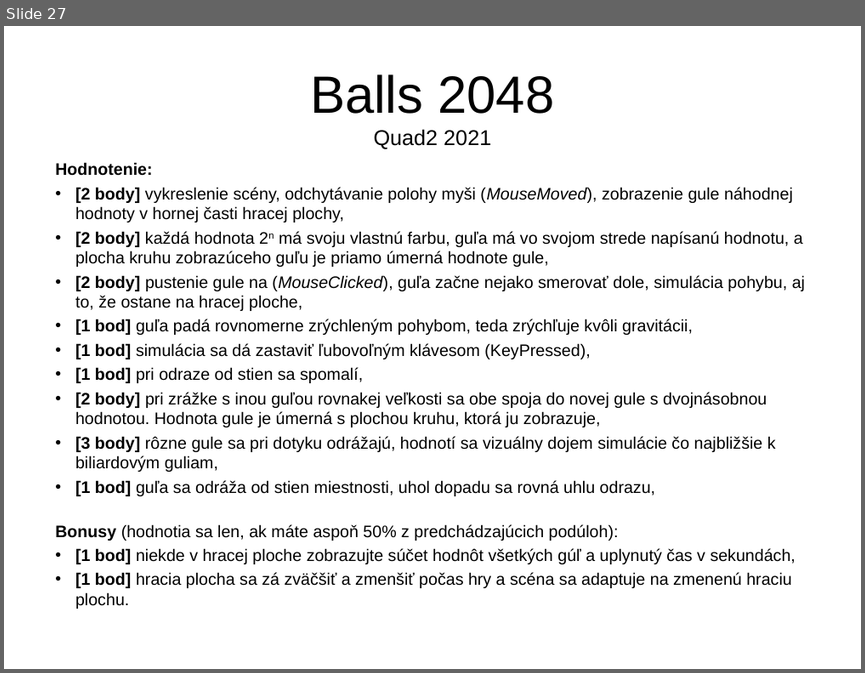
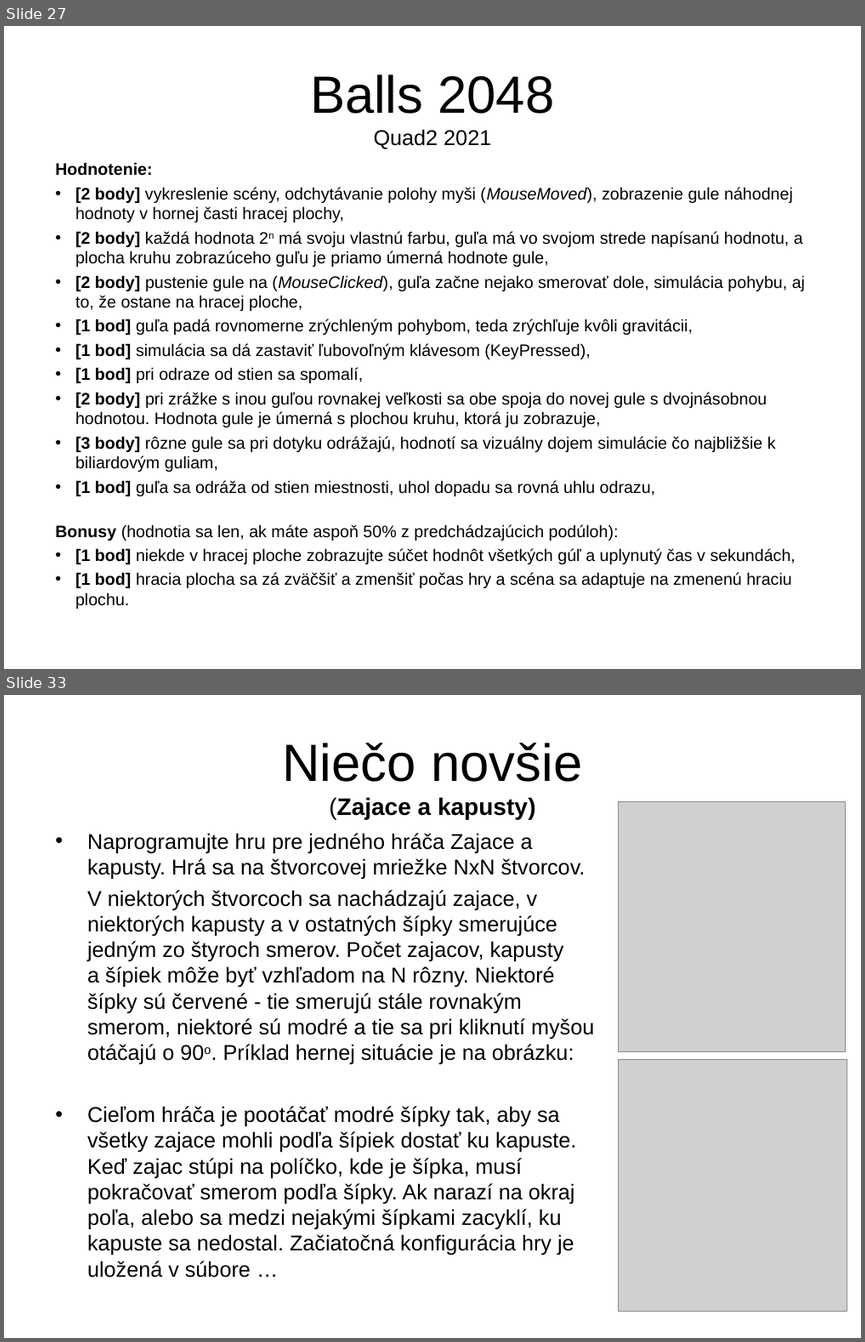
Before and after one commit to Programovanie4/Prednasky, a slide deck: 12/12_java.ppt. Shown one above the other, each under a label of ours: slide 27 before the commit, slides 27 and 33 after it; the slides between them are not shown. The pictures are 865x673 and 865x1342 pixels, drawn with LibreOffice and Linux fonts; fonts in the diff are those of the drawing; grey boxes stand for pictures. Boxes give left, top, right and bottom in pixels: in the first picture for what was removed or moved away, otherwise in the second. Text is boxed around its words. In the diff, an @@ line names an element or a change of style, - is before the commit and + after.

```diff
--- a/12/12_java.ppt
+++ b/12/12_java.ppt
@@ slide 33 added at (4, 695, 861, 1338), background #FFFFFF @@
@@ title added at (282, 743, 582, 819), 20 pt, text #000000, bold @@
+Niečo novšie
+(Zajace a kapusty)
@@ picture added at (619, 802, 846, 1052) @@
@@ text added at (87, 833, 594, 1277), 18 pt, text #000000 @@
+• Naprogramujte hru pre jedného hráča Zajace a kapusty. Hrá sa na štvorcovej mriežke NxN štvorcov.
+V niektorých štvorcoch sa nachádzajú zajace, v niektorých kapusty a v ostatných šípky smerujúce jedným zo štyroch smerov. Počet zajacov, kapusty a šípiek môže byť vzhľadom na N rôzny. Niektoré šípky sú červené - tie smerujú stále rovnakým smerom, niektoré sú modré a tie sa pri kliknutí myšou otáčajú o 90o. Príklad hernej situácie je na obrázku:
+• Cieľom hráča je pootáčať modré šípky tak, aby sa všetky zajace mohli podľa šípiek dostať ku kapuste. Keď zajac stúpi na políčko, kde je šípka, musí pokračovať smerom podľa šípky. Ak narazí na okraj poľa, alebo sa medzi nejakými šípkami zacyklí, ku kapuste sa nedostal. Začiatočná konfigurácia hry je uložená v súbore …
@@ picture added at (619, 1059, 847, 1311) @@
```
Also in this commit, not shown: 2 slides changed, 9 other slides added, 5 other files.
